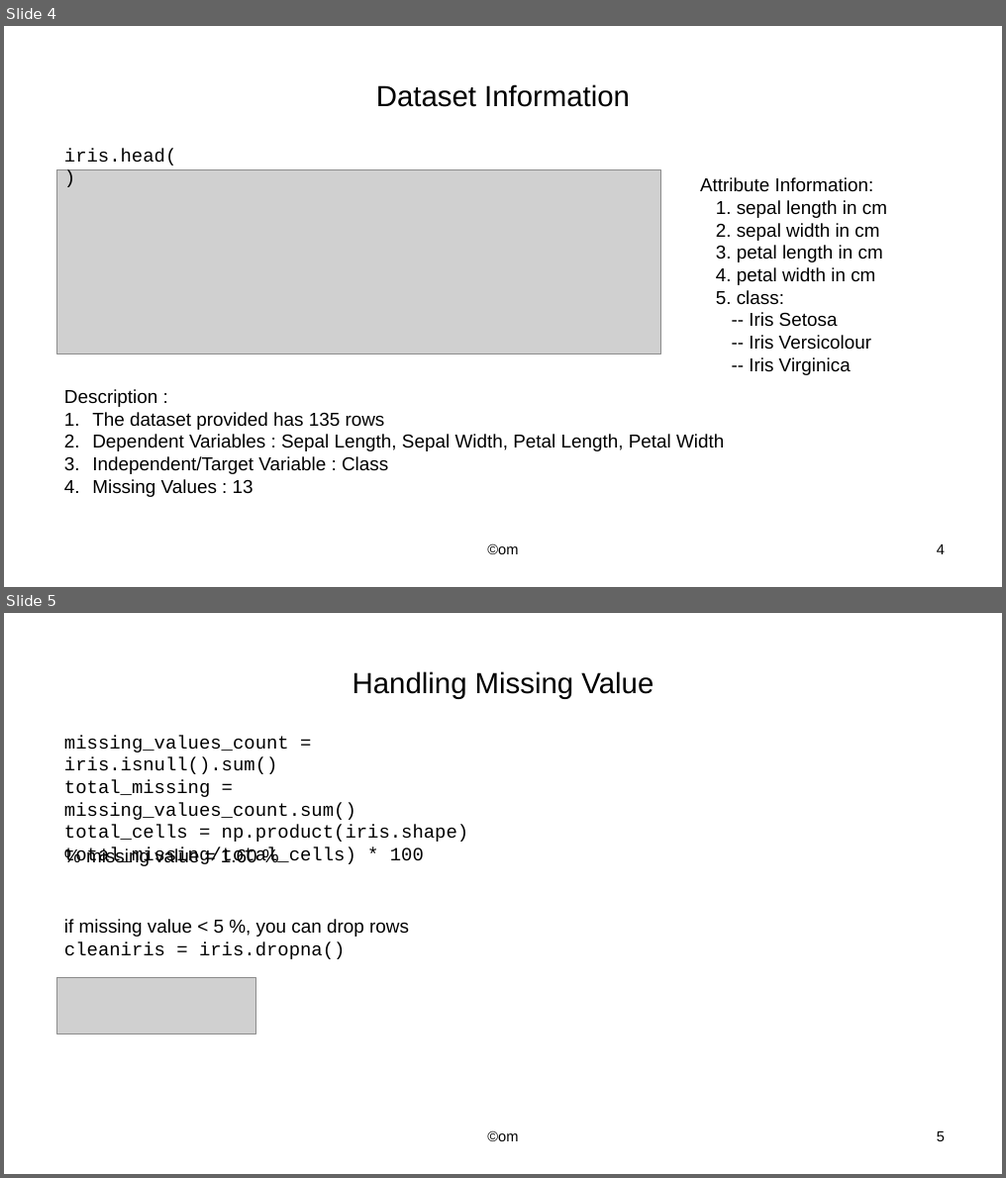
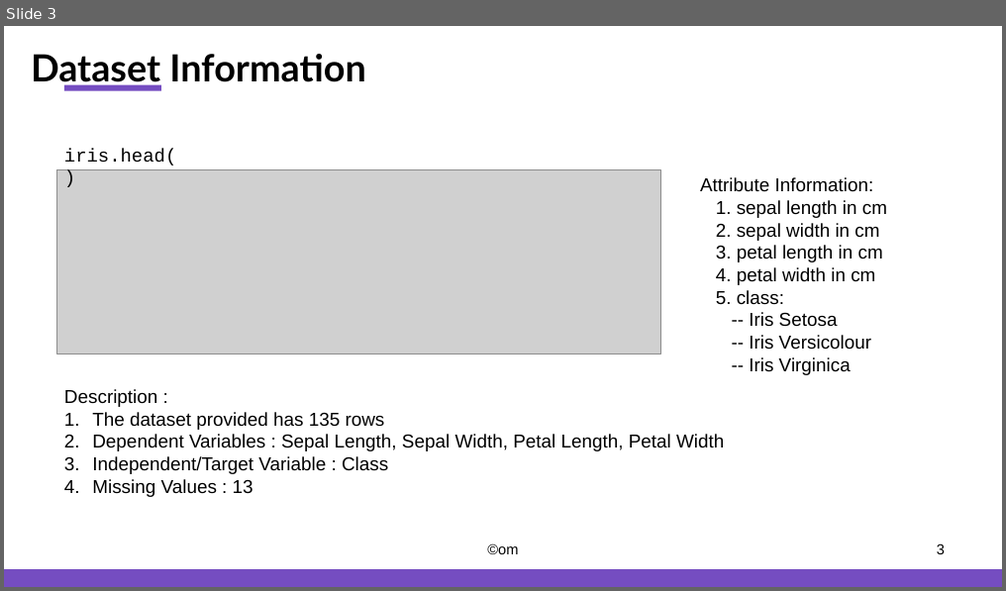
Before and after one commit to iData1011/data-analysis-projects, a slide deck: EDA-iris/slide/slide-iris.pptx. Shown one above the other, each under a label of ours: slides 4 and 5 before the commit, slide 3 after it. The pictures are 1006x1178 and 1006x591 pixels, drawn with LibreOffice and Linux fonts; fonts in the diff are those of the drawing; grey boxes stand for pictures. Boxes give left, top, right and bottom in pixels: in the first picture for what was removed or moved away, otherwise in the second. Text is boxed around its words. In the diff, an @@ line names an element or a change of style, - is before the commit and + after.

```diff
--- a/EDA-iris/slide/slide-iris.pptx
+++ b/EDA-iris/slide/slide-iris.pptx
@@ slide 5 removed at (x1=4, y1=613, x2=1002, y2=1174), background #FFFFFF @@
@@ title removed at (x1=352, y1=671, x2=653, y2=699) @@
-Handling Missing Value
@@ text removed at (x1=64, y1=735, x2=469, y2=866) @@
-missing_values_count = iris.isnull().sum()
-total_missing = missing_values_count.sum()
-total_cells = np.product(iris.shape)
-total_missing/total_cells) * 100
@@ text removed at (x1=86, y1=849, x2=257, y2=866) @@
-% missing value = 1.60 %
@@ text removed at (x1=64, y1=919, x2=409, y2=959) @@
-if missing value < 5 %, you can drop rows
-cleaniris = iris.dropna()
@@ picture removed at (x1=57, y1=977, x2=256, y2=1035) @@
@@ text removed at (x1=487, y1=1131, x2=518, y2=1142) @@
-©om
@@ page number removed at (x1=937, y1=1132, x2=944, y2=1142) @@
-5
@@ what was slide 4 is now slide 3 @@
@@ slide 3 changed as well @@
@@ title "Dataset Information" moved from (x1=376, y1=84, x2=630, y2=107) to (x1=31, y1=54, x2=366, y2=89) @@
@@ title "Dataset Information" at (x1=31, y1=54, x2=366, y2=89): size 28 to 36 pt, font Arial to Lato, bold on; alignment centre to left @@
@@ rectangle added at (x1=63, y1=85, x2=161, y2=91), fill #754DC1 @@
@@ page number at (x1=937, y1=544, x2=944, y2=555): text changed @@
-4
+3
@@ rectangle added at (x1=4, y1=570, x2=1002, y2=587), fill #754DC1 @@
```
Also in this commit, not shown: 7 other slides changed, 1 slide added, 2 other slides removed, 9 other files.
